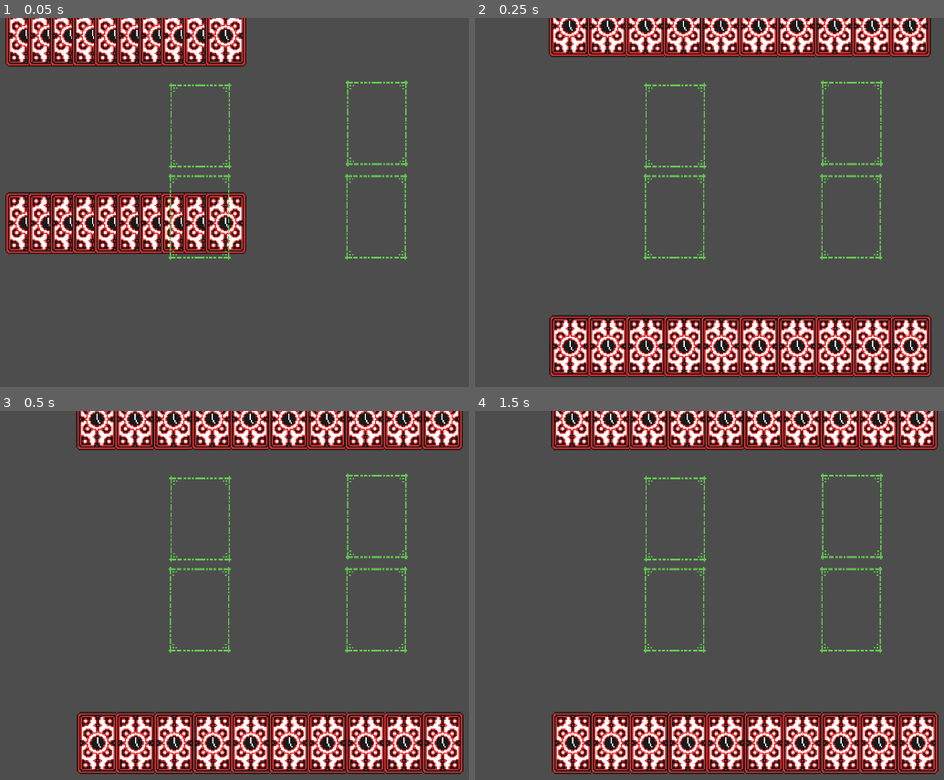
Above: before the commit, frames 1-4 (two rows, left to right).
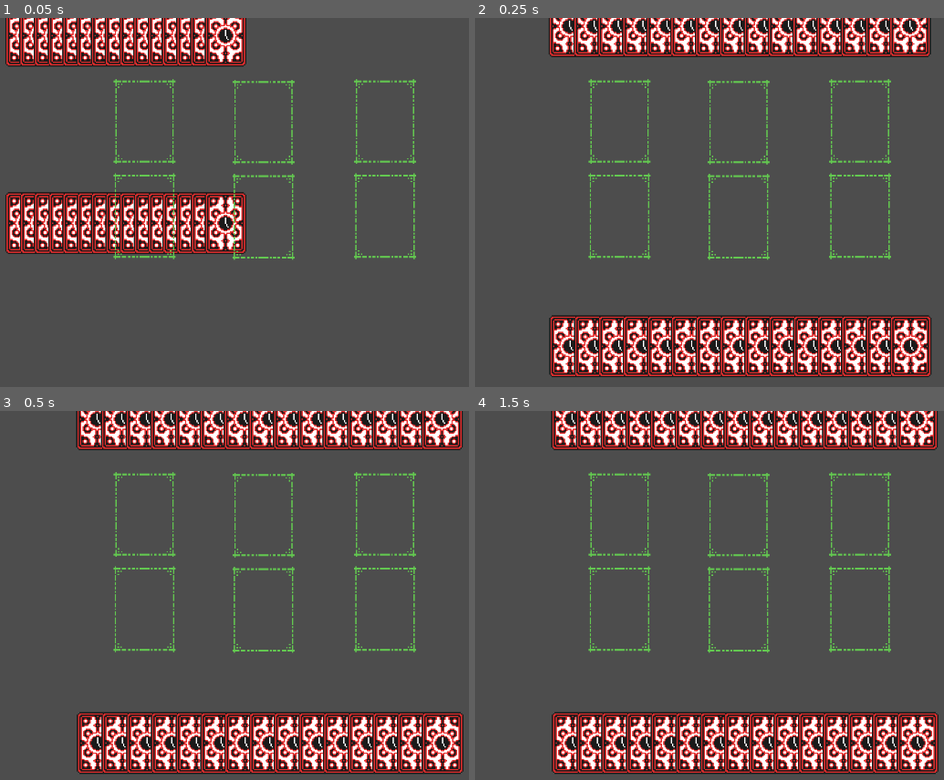
Above: after the commit, the same moments.

Repository: toenjes1/gamejam2025
Game: Godot game, scene res://scenes/world.tscn
Same seed, same stepped clock (60 frames per second), same inputs: the game is played once before the commit and once after it.
Inputs (mouse positions are in pixels of both pictures, inside the frame that each line leads up to):
- Up to frame 1 (0.05 s): no input
- Up to frame 2 (0.25 s): no input
- Up to frame 3 (0.5 s): no input
- Up to frame 4 (1.5 s): move the mouse to (906, 595) at 0.52 s; tap Enter at 1.25 s; move the mouse to (601, 636) at 1.27 s

The runs differ from the first frame. In frame 1, 11% of the frame differs, in the area x 4-89%, y 0-66%; in frame 2, 15%; in frame 3, 16%, in the area x 21-91%, y 0-99%; in frame 4, 16%.

Commit message:
enemy area updated (merged drop spots into one lane)

Diff:
--- a/prefabs/drop_spot.tscn
+++ b/prefabs/drop_spot.tscn
@@ -10,6 +10,7 @@
 const vertical_offset = 15
 
 var cards = []
+var enemy_cards = []
 
 func _ready() -> void:
 	Mousebrain.drop_spots.append(self)
@@ -45,3 +46,8 @@
 position = Vector2(54, 75)
 scale = Vector2(2.3, 2.3)
 texture = ExtResource("1_mwg88")
+
+[node name="Sprite2D2" type="Sprite2D" parent="."]
+position = Vector2(54, -75)
+scale = Vector2(2.26744, 2.26744)
+texture = ExtResource("1_mwg88")
--- a/prefabs/enemy_hand.tscn
+++ b/prefabs/enemy_hand.tscn
@@ -28,26 +28,12 @@
 	return Vector2(global_position.x + idx / (cards.size() - 1.0) * ($CollisionShape2D.shape.size.x - cards[idx].size.x),
 		global_position.y)
 
-func card_got_dropped(card):
-	if Rect2($dropArea/CollisionShape2D.global_position - $dropArea/CollisionShape2D.shape.size / 2.0, $dropArea/CollisionShape2D.shape.size).has_point(get_global_mouse_position()):
-		cards.erase(card)
-		for idx in range(cards.size()):
-			if cards[idx].global_position.x > card.global_position.x:
-				cards.insert(idx, card)
-				update_card_z_values()
-				return
-		cards.append(card)
-		update_card_z_values()
-
 func add_card(new_card) -> void:
 	cards.append(new_card)
 "
 
 [sub_resource type="RectangleShape2D" id="RectangleShape2D_uu4a1"]
 size = Vector2(611, 125)
-
-[sub_resource type="RectangleShape2D" id="RectangleShape2D_a6gvt"]
-size = Vector2(958, 245)
 
 [node name="enemy_hand" type="Area2D"]
 script = SubResource("GDScript_uu4a1")
@@ -56,10 +42,3 @@
 position = Vector2(305.5, 62.5)
 shape = SubResource("RectangleShape2D_uu4a1")
 disabled = true
-
-[node name="dropArea" type="Area2D" parent="."]
-
-[node name="CollisionShape2D" type="CollisionShape2D" parent="dropArea"]
-position = Vector2(310, 35.5)
-shape = SubResource("RectangleShape2D_a6gvt")
-disabled = true
--- a/scenes/world.tscn
+++ b/scenes/world.tscn
@@ -1,9 +1,8 @@
-[gd_scene load_steps=5 format=3 uid="uid://brdcotededjl4"]
+[gd_scene load_steps=4 format=3 uid="uid://brdcotededjl4"]
 
 [ext_resource type="PackedScene" uid="uid://21g32hmxh8h5" path="res://prefabs/hand.tscn" id="1_nnsk1"]
 [ext_resource type="PackedScene" uid="uid://cdcpxpfojuaeq" path="res://prefabs/drop_spot.tscn" id="2_rwgxs"]
-[ext_resource type="PackedScene" uid="uid://cgrhqxhog24tp" path="res://prefabs/enemy_drop_spot.tscn" id="3_4wyf3"]
-[ext_resource type="PackedScene" uid="uid://cdc5satbk5akb" path="res://prefabs/enemy_hand.tscn" id="4_k0juu"]
+[ext_resource type="PackedScene" uid="uid://x4d5upmedb3l" path="res://prefabs/enemy_hand.tscn" id="4_k0juu"]
 
 [node name="world" type="Node2D"]
 position = Vector2(1, -9)
@@ -15,13 +14,10 @@
 position = Vector2(266, 486)
 
 [node name="drop_spot" parent="." instance=ExtResource("2_rwgxs")]
-position = Vector2(406, 249)
+position = Vector2(319, 248)
 
 [node name="drop_spot2" parent="." instance=ExtResource("2_rwgxs")]
-position = Vector2(685, 249)
+position = Vector2(507, 249)
 
-[node name="enemy_drop_spot" parent="." instance=ExtResource("3_4wyf3")]
-position = Vector2(461, 180)
-
-[node name="enemy_drop_spot2" parent="." instance=ExtResource("3_4wyf3")]
-position = Vector2(740, 176)
+[node name="drop_spot3" parent="." instance=ExtResource("2_rwgxs")]
+position = Vector2(699, 248)
Not shown: 1 places in prefabs/enemy_drop_spot.tscn that only renumber resources
Not shown: 1 places in prefabs/enemy_hand.tscn that only renumber resources
